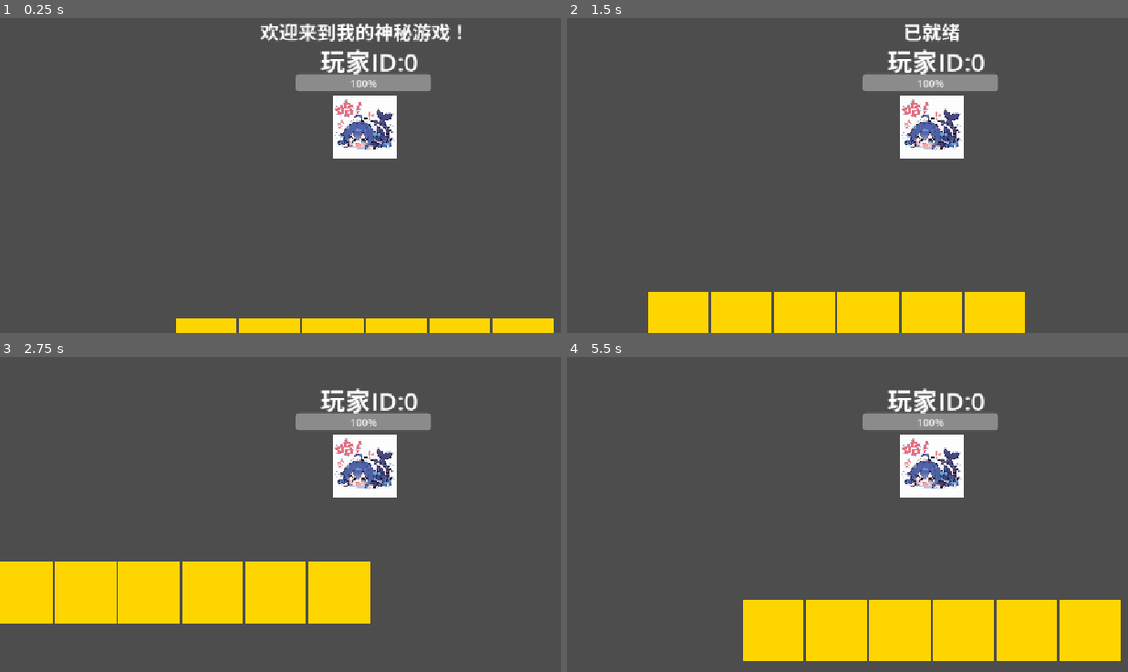
Above: before the commit, frames 1-4 (two rows, left to right).
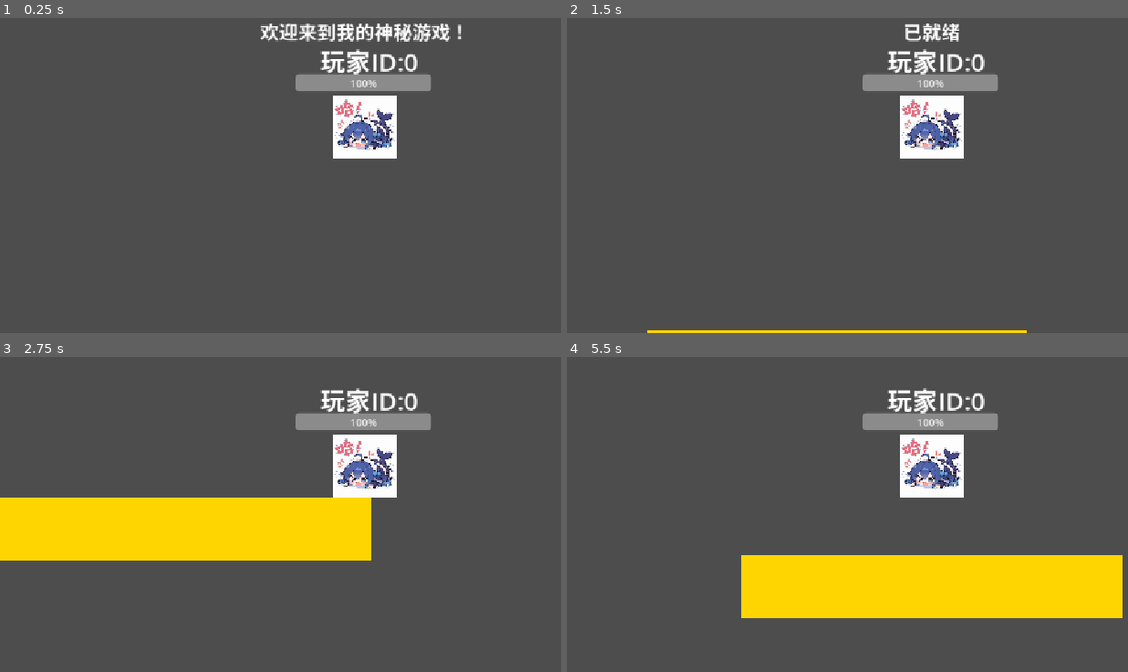
Above: after the commit, the same moments.

Repository: Sui-xie/NewGames
Game: Godot game, scene res://root.tscn
Same seed, same stepped clock (60 frames per second), same inputs: the game is played once before the commit and once after it.
Inputs (mouse positions are in pixels of both pictures, inside the frame that each line leads up to):
- Up to frame 1 (0.25 s): no input
- Up to frame 2 (1.5 s): tap Enter at 0.5 s; move the mouse to (1094, 106) at 0.52 s; hold D (move_right) 0.53-1.28 s; tap Space at 0.6, 0.77, 1.07, 1.35 s; click (1094, 106) at 0.67 s; move the mouse to (785, 147) at 1.27 s; hold S (move_down) from 1.28 s (still down)
- Up to frame 3 (2.75 s): tap Space at 1.52, 1.82, 2.1 s; move the mouse to (437, 375) at 2.02 s; release S (move_down) at 2.03 s; hold D (move_right) from 2.03 s (still down)
- Up to frame 4 (5.5 s): move the mouse to (897, 549) at 2.77 s; release D (move_right) at 2.78 s; hold W (move_up) 2.78-3.53 s; tap Space at 2.85, 3.02, 3.32, 3.6, 3.77, 4.07, 4.35, 4.52, 4.82, 5.1 s; click (897, 549) at 2.92 s; move the mouse to (outside the picture) at 3.52 s; hold A (move_left) 3.53-5.03 s; move the mouse to (712, 404) at 4.27 s; move the mouse to (970, 467) at 5.02 s; hold S (move_down) from 5.03 s (still down); click (970, 467) at 5.17 s

The runs differ from the first frame. In frame 1, 3.0% of the frame differs, in the area x 31-99%, y 95-100%; in frame 2, 7.9%; in frame 3, 26%, in the area x 0-67%, y 44-85%; in frame 4, 19%.

Commit message:
增加了瓦片地图，跳跃，和重力

Diff:
--- a/root.tscn
+++ b/root.tscn
@@ -1,25 +1,6 @@
 [gd_scene format=3 uid="uid://88wsrkbfkyis"]
 
 [ext_resource type="Script" uid="uid://bcdqv1nsx2e44" path="res://scripts/ctx/boot.gd" id="1_pq8q7"]
-[ext_resource type="PackedScene" uid="uid://updfen2abe1g" path="res://scene/block.tscn" id="2_pyidc"]
 
 [node name="Node2D" type="Node2D" unique_id=1239942775]
 script = ExtResource("1_pq8q7")
-
-[node name="Block4" parent="." unique_id=1481412891 instance=ExtResource("2_pyidc")]
-position = Vector2(300, 300)
-
-[node name="Block5" parent="." unique_id=1737926061 instance=ExtResource("2_pyidc")]
-position = Vector2(400, 300)
-
-[node name="Block6" parent="." unique_id=1427239008 instance=ExtResource("2_pyidc")]
-position = Vector2(500, 300)
-
-[node name="Block" parent="." unique_id=1479220787 instance=ExtResource("2_pyidc")]
-position = Vector2(0, 300)
-
-[node name="Block2" parent="." unique_id=1564198117 instance=ExtResource("2_pyidc")]
-position = Vector2(100, 300)
-
-[node name="Block3" parent="." unique_id=1648560001 instance=ExtResource("2_pyidc")]
-position = Vector2(200, 300)
--- /dev/null
+++ b/scene/map/map.tscn
@@ -0,0 +1,29 @@
+[gd_scene format=3 uid="uid://bg3gcrxd36ous"]
+
+[ext_resource type="Texture2D" uid="uid://du5gdunoaquvp" path="res://assets/IMG/黄方块.png" id="1_bkhc6"]
+[ext_resource type="Texture2D" uid="uid://b88ku4l27sbvo" path="res://assets/IMG/红方块.png" id="1_ihkbp"]
+[ext_resource type="Script" uid="uid://dysjmjslh4xba" path="res://scripts/lib/map/map.gd" id="2_yyonm"]
+
+[sub_resource type="TileSetAtlasSource" id="TileSetAtlasSource_4wnb2"]
+resource_name = "redBlock"
+texture = ExtResource("1_ihkbp")
+texture_region_size = Vector2i(100, 100)
+0:0/0 = 0
+0:0/0/physics_layer_0/polygon_0/points = PackedVector2Array(-50, -50, 50, -50, 50, 50, -50, 50)
+
+[sub_resource type="TileSetAtlasSource" id="TileSetAtlasSource_yyonm"]
+resource_name = "yellowBlock"
+texture = ExtResource("1_bkhc6")
+texture_region_size = Vector2i(100, 100)
+0:0/0 = 0
+0:0/0/physics_layer_0/polygon_0/points = PackedVector2Array(-50, -50, 50, -50, 50, 50, -50, 50)
+
+[sub_resource type="TileSet" id="TileSet_pq8q7"]
+tile_size = Vector2i(100, 100)
+physics_layer_0/collision_layer = 1
+sources/1 = SubResource("TileSetAtlasSource_yyonm")
+sources/0 = SubResource("TileSetAtlasSource_4wnb2")
+
+[node name="Map" type="TileMapLayer" unique_id=917631279]
+tile_set = SubResource("TileSet_pq8q7")
+script = ExtResource("2_yyonm")
--- a/scene/player.tscn
+++ b/scene/player.tscn
@@ -2,15 +2,20 @@
 
 [ext_resource type="Script" uid="uid://caiwui538ovx5" path="res://scripts/player/player.gd" id="1_hjaqi"]
 [ext_resource type="Texture2D" uid="uid://optychjbwqhc" path="res://assets/IMG/哈！.jpg" id="2_hjaqi"]
+[ext_resource type="Script" uid="uid://q4g0tlhps4kw" path="res://scripts/player/jumpCheck.gd" id="3_fvtld"]
 
 [sub_resource type="RectangleShape2D" id="RectangleShape2D_pyidc"]
 size = Vector2(100, 100)
 
-[node name="Player" type="CharacterBody2D" unique_id=1862613727 node_paths=PackedStringArray("nameLabel", "healthBar")]
+[sub_resource type="RectangleShape2D" id="RectangleShape2D_xa3wl"]
+size = Vector2(98, 2)
+
+[node name="Player" type="CharacterBody2D" unique_id=1862613727 node_paths=PackedStringArray("nameLabel", "healthBar", "jumpCheckArea")]
 collision_layer = 2
 script = ExtResource("1_hjaqi")
 nameLabel = NodePath("Label")
 healthBar = NodePath("ProgressBar")
+jumpCheckArea = NodePath("Area2D")
 metadata/_edit_horizontal_guides_ = [95.0, 100.0]
 metadata/_edit_vertical_guides_ = [95.0, 100.0]
 
@@ -38,6 +43,12 @@
 offset_bottom = -55.0
 
 [node name="哈！" type="Sprite2D" parent="." unique_id=1147042313]
-position = Vector2(3.8146973e-06, 3.8146973e-06)
 scale = Vector2(0.07974482, 0.07974482)
 texture = ExtResource("2_hjaqi")
+
+[node name="Area2D" type="Area2D" parent="." unique_id=1516253399]
+script = ExtResource("3_fvtld")
+
+[node name="CollisionShape2D" type="CollisionShape2D" parent="Area2D" unique_id=762515444]
+position = Vector2(0, 52)
+shape = SubResource("RectangleShape2D_xa3wl")
--- a/scripts/ctx/boot.gd
+++ b/scripts/ctx/boot.gd
@@ -1,9 +1,11 @@
 extends Node2D
 
 const bus = preload("res://scripts/ctx/lib/eventBus.gd")
-const playerMgr = preload("res://scripts/ctx/lib/playerMgr.gd")
+const playerMgrScripts = preload("res://scripts/ctx/lib/playerMgr.gd")
 const uiLayer: PackedScene = preload('res://scene/uiLayer.tscn')
+const mapMgrScripts = preload('res://scripts/ctx/lib/mapMgr.gd')
 
+# 后期应该暴露更换地图方法
 const attack = preload('res://scripts/lib/attack.gd')
 
 # 该脚本中，不应该使用ctx的任何服务，还未加载
@@ -18,11 +20,16 @@
 	ctx.registerService('ui',ui)
 	self.add_child(ui)
 
-	var mgr: PlayerMgr = playerMgr.new()
-	ctx.registerService('playerMgr',mgr)
-	ctx.add_child(mgr)
+	var playerMgr: PlayerMgr = playerMgrScripts.new()
+	ctx.registerService('playerMgr',playerMgr)
+	ctx.add_child(playerMgr)
+
+	var mapMgr:MapMgr = mapMgrScripts.new()
+	ctx.registerService('mapMgr',mapMgr)
+	self.add_child(mapMgr)
 
 	start()
+
 
 
 # Called every frame. 'delta' is the elapsed time since the previous frame.
--- a/scripts/ctx/ctx.gd
+++ b/scripts/ctx/ctx.gd
@@ -1,5 +1,7 @@
 extends Node
 class_name Ctx
+
+@export var gravity:float = -1600
 
 var players := []
 var service:Dictionary[String,Node] = {}
--- /dev/null
+++ b/scripts/ctx/lib/mapMgr.gd
@@ -0,0 +1,28 @@
+extends Node
+class_name MapMgr
+
+var defMap: PackedScene = preload('res://scene/map/map.tscn')
+var currentMap = null;
+
+# Called when the node enters the scene tree for the first time.
+func _ready() -> void:
+	print("[INFO]地图管理器就绪")
+	loadDefaultMap()
+
+
+# Called every frame. 'delta' is the elapsed time since the previous frame.
+func _process(delta: float) -> void:
+	pass
+
+
+func loadDefaultMap():
+	print("[INFO][MapMgr]加载默认地图")
+	var map:Map = defMap.instantiate()
+	var meta = ["noEntry","wall","ground"]
+	for i in meta:
+		map.addMeta(i)
+
+	add_child(map)
+	currentMap = map
+	for i in 6:
+		map.setBlock(i,6,'yellowBlock')
--- a/scripts/lib/buttlt.gd
+++ b/scripts/lib/buttlt.gd
@@ -26,6 +26,7 @@
 	self.position += Vector2.from_angle(rot) * speed * delta
 
 func body_enter(b:Node) -> void:
+	#print("[INFO]子弹撞到了:",b.name)
 	if "meta" in b:
 		if "noEntry" in b.meta:
 			queue_free()
--- /dev/null
+++ b/scripts/lib/map/map.gd
@@ -0,0 +1,39 @@
+extends TileMapLayer
+
+class_name Map
+var meta:Array[String] = []
+
+#名字是键，值0为图集ID，值1为位置ID
+const tileSet: Dictionary[String, Array] = {
+	"ohno":[0,Vector2i(0,0)],
+	"yellowBlock":[1,Vector2i(0,0)]
+}
+
+# Called when the node enters the scene tree for the first time.
+func _ready() -> void:
+	pass # Replace with function body.
+
+
+# Called every frame. 'delta' is the elapsed time since the previous frame.
+func _process(delta: float) -> void:
+	pass
+
+func queryImageId(blockName:String):
+	if blockName in tileSet:
+		var t = tileSet[blockName]
+		return t
+	print("[WARN]引用不存在的图集")
+	return tileSet['ohno']
+
+func setBlock(x:int,y:int,blockName:String):
+	if(x < 0 or x > 32768) or (y<0 or y > 32768):
+		print("[WARN]操作非法:地图越界，位置X:",x,"Y:",y)
+	var tile = queryImageId(blockName)
+	set_cell(Vector2i(x,y),tile[0],tile[1])
+
+func addMeta(name):
+	if(name in meta):return
+	meta.append(name)
+
+func removeMeta(name):
+	meta.erase(name)
--- /dev/null
+++ b/scripts/player/jumpCheck.gd
@@ -0,0 +1,37 @@
+extends Area2D
+class_name JumpCheck
+
+var jumpCooling = 0.1
+var cooling = 0
+@export var jumpNum = 1#多段跳
+var jumpCount = 0#剩余跳跃次数
+
+func _ready() -> void:
+	area_entered.connect(areaEnter)
+	body_entered.connect(areaEnter)
+
+func _process(delta: float) -> void:
+	if cooling > 0:
+		cooling-=delta
+		if cooling < 0:
+			cooling = 0
+
+func areaEnter(node):
+	#print("[INFO]玩家接触物体")
+	if "meta" in node:
+		#print("[INFO]物体含有meta")
+		if "ground" in node.meta:
+			#print("[INFO]物体含有ground")
+			resetJumpCount()
+
+func aJump():
+	jumpCount-=1
+
+func jumpCheck():
+	if cooling != 0: return false
+	if jumpCount == 0:return false
+	return true
+
+
+func resetJumpCount():
+	jumpCount = jumpNum
--- a/scripts/player/player.gd
+++ b/scripts/player/player.gd
@@ -4,6 +4,8 @@
 @export var speed: float = 200
 @export var nameLabel:Label
 @export var healthBar:ProgressBar
+@export var jumpCheckArea:JumpCheck
+var jumpForce:float = -1000
 var cam:Camera2D
 var zoom: Vector2 = Vector2(1,1)
 var zoomSpeed: float = 0.05
@@ -21,10 +23,9 @@
 var state:String = 'init'
 
 func _physics_process(delta: float) -> void:
-	var direction := Vector2.ZERO
-	direction.x = Input.get_axis("move_left", "move_right")
-	direction.y = Input.get_axis("move_up", "move_down")
-	velocity = direction * speed
+	var direction = Input.get_axis("move_left", "move_right")
+	velocity.x = direction * speed
+	velocity.y -= ctx.gravity*delta
 	move_and_slide()
 
 func _process(delta: float) -> void:
@@ -36,6 +37,10 @@
 	if Input.is_mouse_button_pressed(MOUSE_BUTTON_LEFT):shoot()
 
 func _input(e):
+	if(e is InputEventKey):
+		if(e.keycode == KEY_SPACE):
+			if e.pressed:
+				jump()
 	if e is InputEventMouseButton:
 		if e.button_index == MOUSE_BUTTON_WHEEL_UP:
 			change_zoom(zoomSpeed)
@@ -86,3 +91,9 @@
 	if(deadCallback.is_valid()):
 		deadCallback.call(id)
 	queue_free()
+
+func jump():
+	if jumpCheckArea.jumpCheck():
+		velocity.y = 0
+		velocity.y += jumpForce
+		jumpCheckArea.aJump()
Binary file added: assets/IMG/红方块.png
Not shown, added: assets/IMG/红方块.png.import
Not shown, added: scripts/ctx/lib/mapMgr.gd.uid
Not shown, added: scripts/lib/map/map.gd.uid
Not shown, added: scripts/player/jumpCheck.gd.uid
